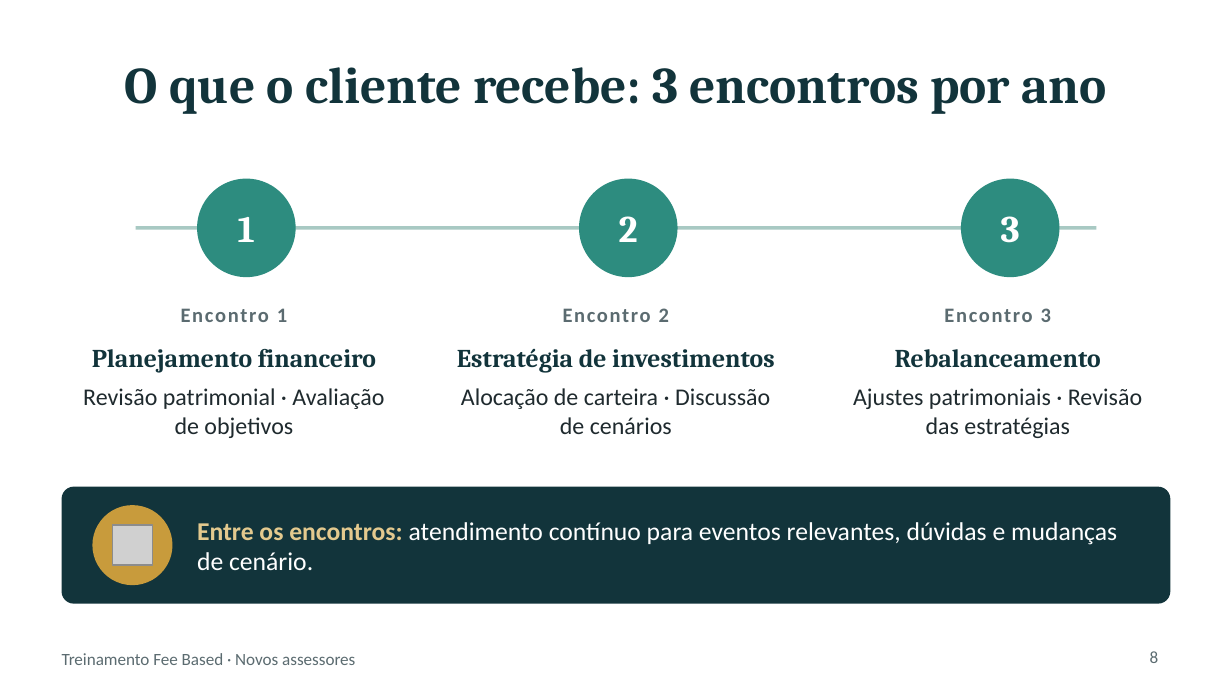
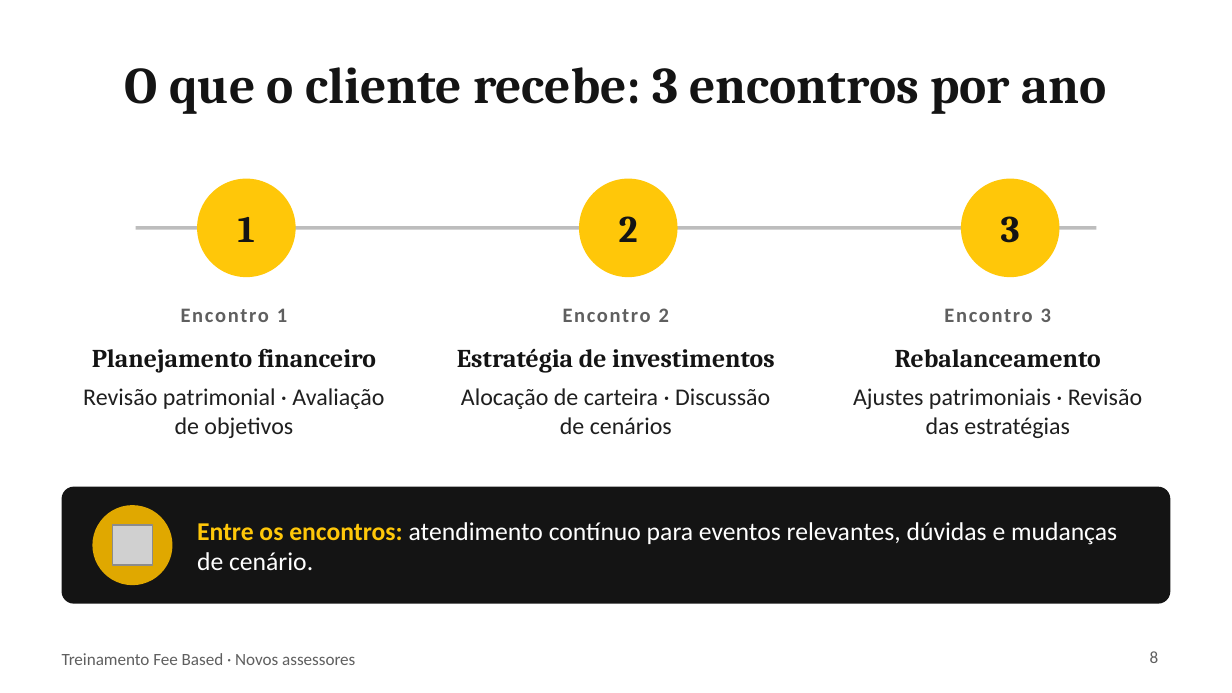
Before and after one commit to lcarloscalfat1998-eng/Mensagens, a slide deck: slide 8 of treinamentos/fee-based/Treinamento_Fee_Based_Novos_Assessores.pptx. Drawn at 1232x693 pixels with LibreOffice and Linux fonts; fonts in the diff are those of the drawing; grey boxes stand for pictures. Boxes give left, top, right and bottom in pixels: in the first picture for what was removed or moved away, otherwise in the second. Text is boxed around its words. In the diff, an @@ line names an element or a change of style, - is before the commit and + after.

```diff
--- a/treinamentos/fee-based/Treinamento_Fee_Based_Novos_Assessores.pptx
+++ b/treinamentos/fee-based/Treinamento_Fee_Based_Novos_Assessores.pptx
@@ text colour #FFFFFF to #141414; fill #2D8C7F to #FFC709 in 3 elements at [197,179,296,277], [579,179,678,277], [961,179,1060,277] @@
@@ line (136, 228) - (1096, 228): stroke #A8C9C3 2 pt to #BDBDBD 2 pt @@
@@ text colour #12343B to #141414 in 4 elements at [125,67,1106,114], [92,349,376,373], [457,349,774,373], [895,349,1101,367] @@
@@ text colour #1F2A2E to #1F1F1F in 3 elements at [83,388,384,438], [461,388,770,434], [853,388,1142,438] @@
@@ rounded rectangle at [62,487,1170,604]: fill #12343B to #141414 @@
@@ ellipse at [92,505,172,585]: fill #C89B3C to #E0A800 @@
@@ text "Entre os encontros: atendimento contínuo ..." at [197,522,1117,570]: text colour #E3C98E to #FFC709 in "Entre os encontros:" @@
@@ text colour #5B6B70 to #5F5F5F in 5 elements at [181,308,287,322], [563,308,669,322], [944,308,1051,322], [1150,651,1159,663], [62,653,355,665] @@
```
Also in this commit, not shown: 9 other slides changed, 1 other file.
